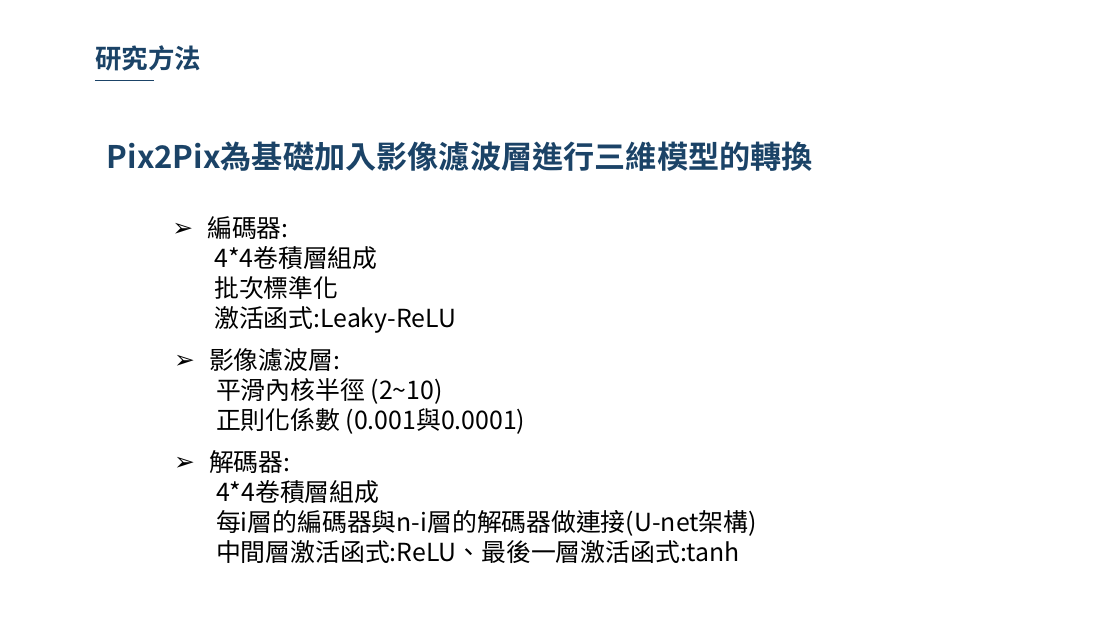
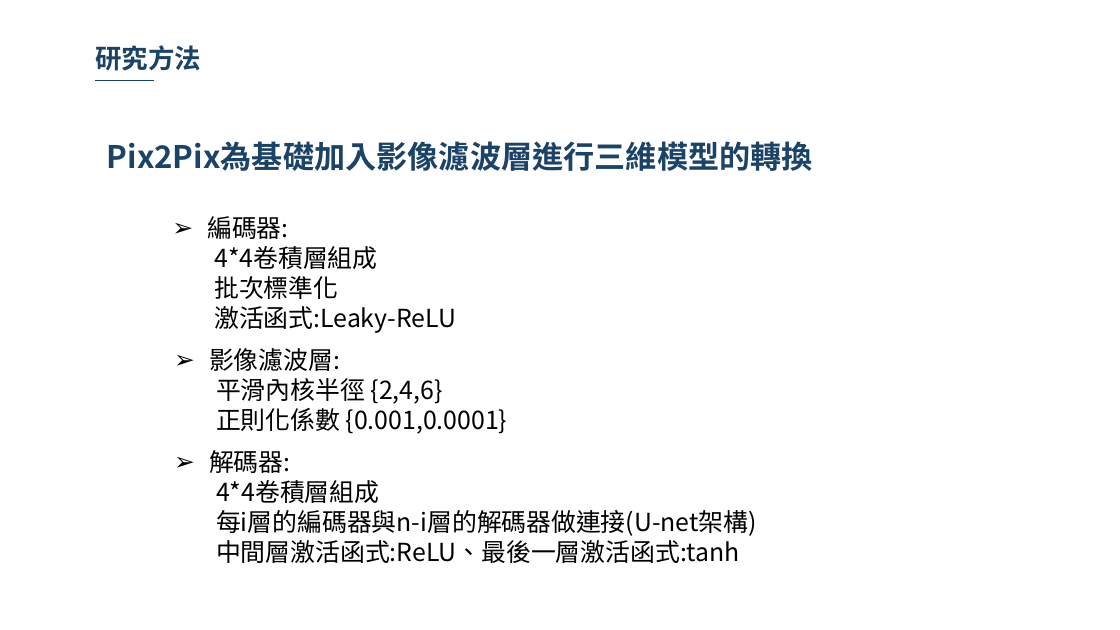
Before and after one commit to 10994015/paper, a slide deck: slide 39 of 論文/論文初審.pptx (slide 37 before the commit). Drawn at 1120x630 pixels with LibreOffice and Linux fonts; fonts in the diff are those of the drawing; background and template pictures are left out. Boxes give left, top, right and bottom in pixels: in the first picture for what was removed or moved away, otherwise in the second. Text is boxed around its words. In the diff, an @@ line names an element or a change of style, - is before the commit and + after.

```diff
--- a/論文/論文初審.pptx
+++ b/論文/論文初審.pptx
@@ text at (216,378,508,434): text changed @@
-  平滑內核半徑 (2~10)
-  正則化係數 (0.001與0.0001)
+  平滑內核半徑 {2,4,6}
+  正則化係數 {0.001,0.0001}
```
Also in this commit, not shown: 18 other slides changed, 3 slides added, 1 slide removed.
